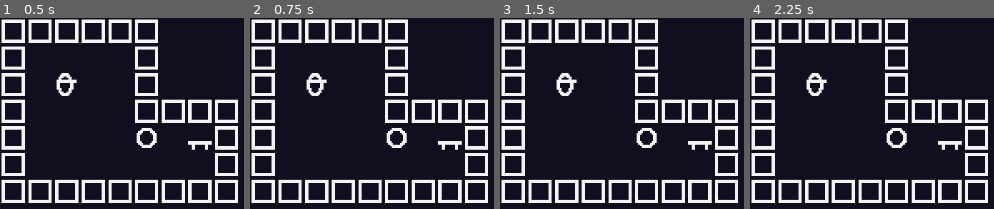
Above: before the commit, frames 1-4 (left to right).
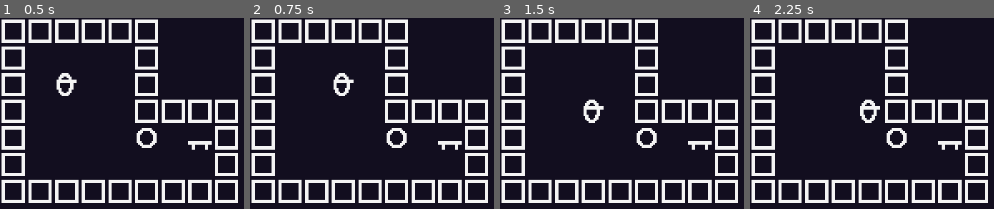
Above: after the commit, the same moments.

Repository: jletellier/olesa
Game: Godot game, scene res://maps/map_a_001.tscn
Two runs of this game, one before a commit and one after it. Both use one fixed random seed, a clock stepped at 60 frames per second and the inputs below. The project has no main scene, so this scene is started directly.
Inputs:
- Up to frame 1 (0.5 s): no input
- Up to frame 2 (0.75 s): tap Enter at 0.5 s; hold Right (game_right, bound only after the commit) from 0.53 s (still down)
- Up to frame 3 (1.5 s): tap Space at 1.25 s; release Right (game_right, bound only after the commit) at 1.28 s; hold Down (game_down, bound only after the commit) from 1.28 s (still down)
- Up to frame 4 (2.25 s): tap Enter at 2 s; release Down (game_down, bound only after the commit) at 2.03 s; hold Right (game_right, bound only after the commit) from 2.03 s (still down)

Frame 1 is identical in both runs. In frame 2, 1.2% of the frame differs, in the area x 22-43%, y 28-41%; in frame 3, 1.2%, in the area x 22-43%, y 28-55%; in frame 4, 1.1%.

Commit message:
Add sokoban-style movement and physics

Diff:
--- /dev/null
+++ b/maps/map.gd
@@ -0,0 +1,89 @@
+extends Node2D
+
+
+const TILE_EMPTY := Vector2i(-1, -1)
+const TILE_WALL := Vector2i(0, 0)
+const TILE_PLAYER := Vector2i(1, 0)
+const TILE_OBJECT := Vector2i(2, 0)
+const TILE_SURFACE := Vector2i(3, 0)
+const TILE_SURFACE_OBJECT := Vector2i(4, 0)
+const TILE_WALL_CRACKED := Vector2i(5, 0)
+const TILE_DOOR := Vector2i(6, 0)
+const TILE_TOOL := Vector2i(7, 0)
+
+var _current_player_pos := Vector2i(-1, -1)
+
+@onready var _block_layer := $"BlockLayer" as TileMapLayer
+
+
+func _ready() -> void:
+	select_next_player()
+
+
+func _input(event: InputEvent) -> void:
+	if event.is_action_pressed("game_right"):
+		move_current_player(Vector2i.RIGHT)
+	elif event.is_action_pressed("game_down"):
+		move_current_player(Vector2i.DOWN)
+	elif event.is_action_pressed("game_left"):
+		move_current_player(Vector2i.LEFT)
+	elif event.is_action_pressed("game_up"):
+		move_current_player(Vector2i.UP)
+
+
+func _simulate_physics(current_pos: Vector2i, target_pos: Vector2i) -> bool:
+	var dir := target_pos - current_pos
+
+	var current_cell := get_cell(current_pos)
+	var target_cell := get_cell(target_pos)
+
+	if target_cell == TILE_EMPTY:
+		return true
+
+	# Action: Object moving onto surface
+	if target_cell == TILE_SURFACE and current_cell == TILE_OBJECT:
+		set_cell(current_pos, TILE_SURFACE_OBJECT)
+		set_cell(target_pos, TILE_EMPTY)
+		return true
+
+	# Action: Moving object
+	if target_cell == TILE_OBJECT:
+		if _simulate_physics(target_pos, target_pos + dir):
+			move_cell(target_pos, target_pos + dir)
+			return true
+
+	return false
+
+
+func select_next_player() -> void:
+	var used_cells := _block_layer.get_used_cells_by_id(0, TILE_PLAYER)
+	for used_cell in used_cells:
+		if used_cell != _current_player_pos:
+			_current_player_pos = used_cell
+			break
+
+
+func move_current_player(dir: Vector2i) -> void:
+	if _current_player_pos == Vector2i(-1, -1):
+		return
+
+	var current_pos := _current_player_pos
+	var target_pos := _current_player_pos + dir
+
+	if _simulate_physics(current_pos, target_pos):
+		move_cell(current_pos, target_pos)
+		_current_player_pos = target_pos
+
+
+func move_cell(current_pos: Vector2i, target_pos: Vector2i) -> void:
+	var current_cell := get_cell(current_pos)
+	set_cell(current_pos, TILE_EMPTY)
+	set_cell(target_pos, current_cell)
+
+
+func get_cell(pos: Vector2i) -> Vector2i:
+	return _block_layer.get_cell_atlas_coords(pos)
+
+
+func set_cell(pos: Vector2i, cell: Vector2i) -> void:
+	_block_layer.set_cell(pos, 0, cell)
--- a/maps/map_a_001.tscn
+++ b/maps/map_a_001.tscn
@@ -1,8 +1,10 @@
-[gd_scene load_steps=2 format=4 uid="uid://da6m7u64kxig3"]
+[gd_scene load_steps=3 format=4 uid="uid://da6m7u64kxig3"]
 
 [ext_resource type="TileSet" uid="uid://bsgva7b0q7hcr" path="res://maps/block_tileset.tres" id="1_lv4lc"]
+[ext_resource type="Script" path="res://maps/map.gd" id="1_om2nt"]
 
 [node name="MapA001" type="Node2D"]
+script = ExtResource("1_om2nt")
 
 [node name="BlockLayer" type="TileMapLayer" parent="."]
 tile_map_data = PackedByteArray("AAAAAAAAAAAAAAAAAAAAAAEAAAAAAAAAAAAAAAIAAAAAAAAAAAAAAAMAAAAAAAAAAAAAAAQAAAAAAAAAAAAAAA …(416 unchanged characters)…
--- a/project.godot
+++ b/project.godot
@@ -22,6 +22,33 @@
 window/stretch/scale=4.0
 window/stretch/scale_mode="integer"
 
+[input]
+
+game_right={
+"deadzone": 0.5,
+"events": [Object(InputEventKey,"resource_local_to_scene":false,"resource_name":"","device":-1,"window_id":0,"alt_pressed":false,"shift_pressed":false,"ctrl_pressed":false,"meta_pressed":false,"pressed":false,"keycode":0,"physical_keycode":4194321,"key_label":0,"unicode":0,"location":0,"echo":false,"script":null)
+, Object(InputEventKey,"resource_local_to_scene":false,"resource_name":"","device":-1,"window_id":0,"alt_pressed":false,"shift_pressed":false,"ctrl_pressed":false,"meta_pressed":false,"pressed":false,"keycode":0,"physical_keycode":68,"key_label":0,"unicode":100,"location":0,"echo":false,"script":null)
+]
+}
+game_down={
+"deadzone": 0.5,
+"events": [Object(InputEventKey,"resource_local_to_scene":false,"resource_name":"","device":-1,"window_id":0,"alt_pressed":false,"shift_pressed":false,"ctrl_pressed":false,"meta_pressed":false,"pressed":false,"keycode":0,"physical_keycode":4194322,"key_label":0,"unicode":0,"location":0,"echo":false,"script":null)
+, Object(InputEventKey,"resource_local_to_scene":false,"resource_name":"","device":-1,"window_id":0,"alt_pressed":false,"shift_pressed":false,"ctrl_pressed":false,"meta_pressed":false,"pressed":false,"keycode":0,"physical_keycode":83,"key_label":0,"unicode":115,"location":0,"echo":false,"script":null)
+]
+}
+game_left={
+"deadzone": 0.5,
+"events": [Object(InputEventKey,"resource_local_to_scene":false,"resource_name":"","device":-1,"window_id":0,"alt_pressed":false,"shift_pressed":false,"ctrl_pressed":false,"meta_pressed":false,"pressed":false,"keycode":0,"physical_keycode":4194319,"key_label":0,"unicode":0,"location":0,"echo":false,"script":null)
+, Object(InputEventKey,"resource_local_to_scene":false,"resource_name":"","device":-1,"window_id":0,"alt_pressed":false,"shift_pressed":false,"ctrl_pressed":false,"meta_pressed":false,"pressed":false,"keycode":0,"physical_keycode":65,"key_label":0,"unicode":97,"location":0,"echo":false,"script":null)
+]
+}
+game_up={
+"deadzone": 0.5,
+"events": [Object(InputEventKey,"resource_local_to_scene":false,"resource_name":"","device":-1,"window_id":0,"alt_pressed":false,"shift_pressed":false,"ctrl_pressed":false,"meta_pressed":false,"pressed":false,"keycode":0,"physical_keycode":4194320,"key_label":0,"unicode":0,"location":0,"echo":false,"script":null)
+, Object(InputEventKey,"resource_local_to_scene":false,"resource_name":"","device":-1,"window_id":0,"alt_pressed":false,"shift_pressed":false,"ctrl_pressed":false,"meta_pressed":false,"pressed":false,"keycode":0,"physical_keycode":87,"key_label":0,"unicode":119,"location":0,"echo":false,"script":null)
+]
+}
+
 [rendering]
 
 textures/canvas_textures/default_texture_filter=0
